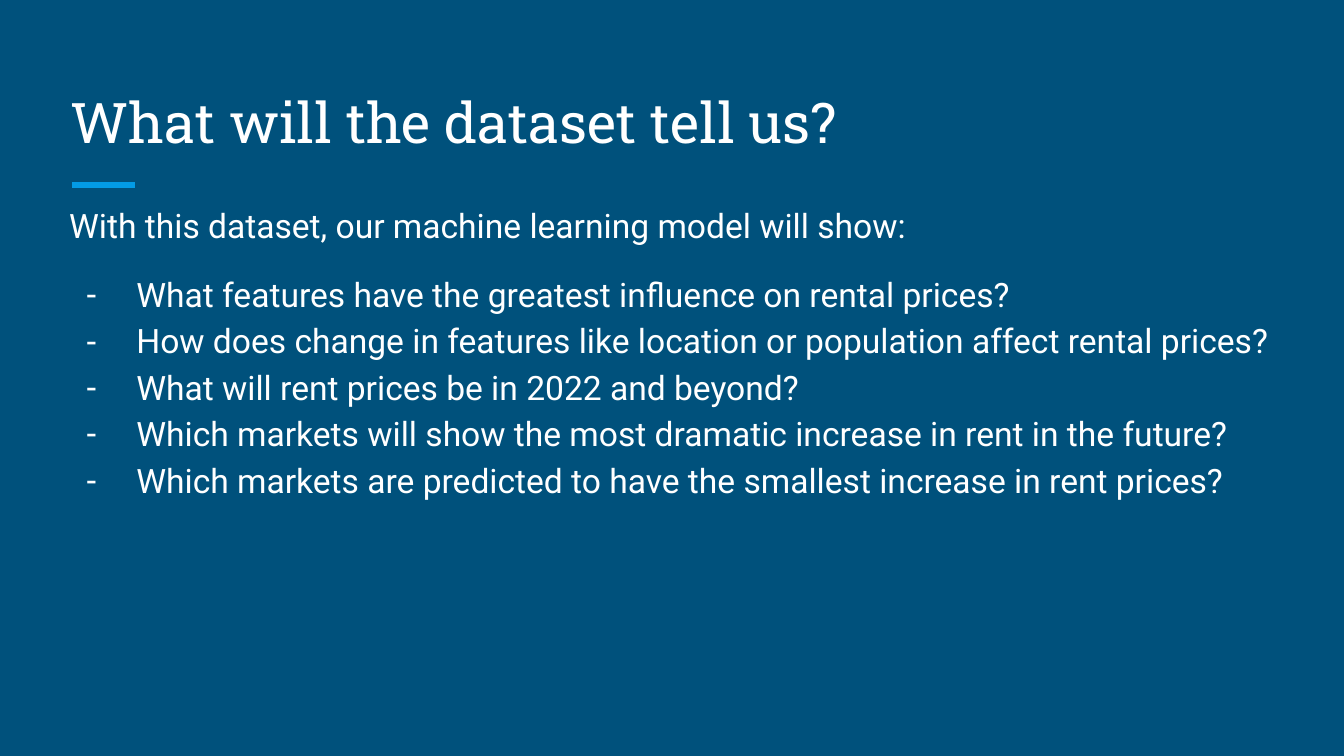
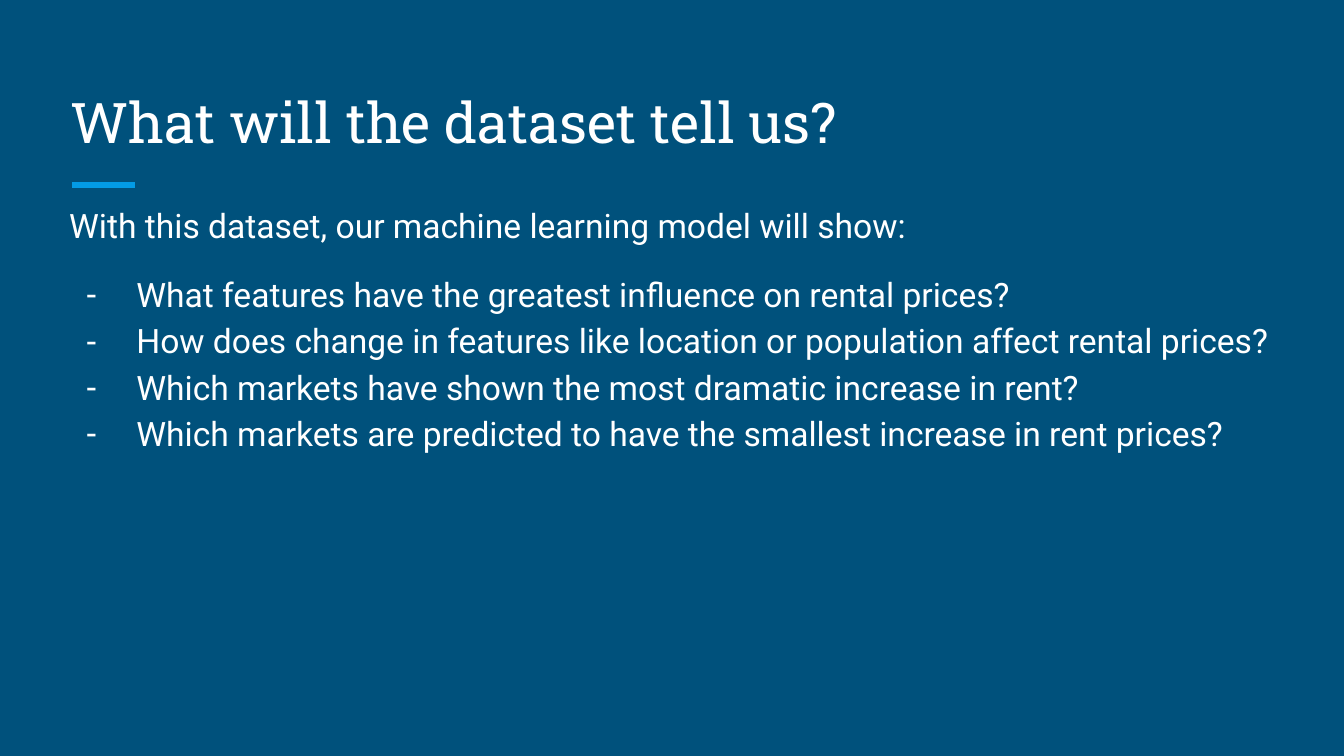
Before and after one commit to RichelynScott/Final-Project-Group-B, a slide deck: slide 5 of Fair Market Rent Exploration.pptx. Drawn at 1344x756 pixels with LibreOffice and Linux fonts; fonts in the diff are those of the drawing. Boxes give left, top, right and bottom in pixels: in the first picture for what was removed or moved away, otherwise in the second. Text is boxed around its words. In the diff, an @@ line names an element or a change of style, - is before the commit and + after.

```diff
--- a/Fair Market Rent Exploration.pptx
+++ b/Fair Market Rent Exploration.pptx
@@ text at (136, 374, 1078, 401): text changed @@
-– What will rent prices be in 2022 and beyond?
-– Which markets will show the most dramatic increase in rent in the future?
+– Which markets have shown the most dramatic increase in rent?
```
Also in this commit, not shown: 4 other slides changed, 5 slides added.
